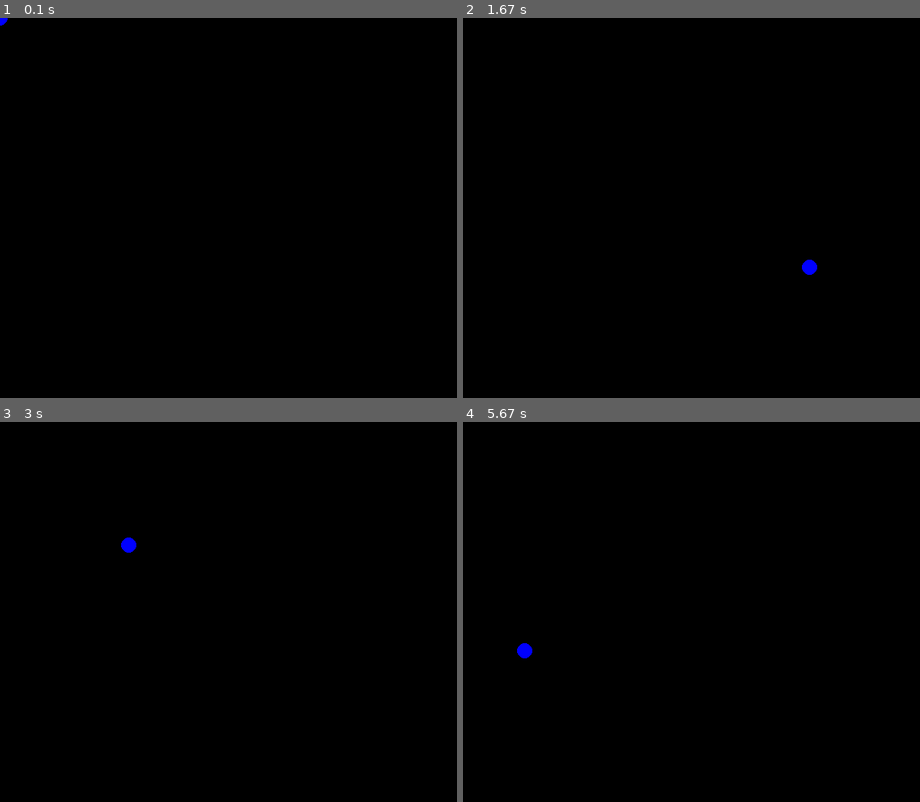
Above: before the commit, frames 1-4 (two rows, left to right).
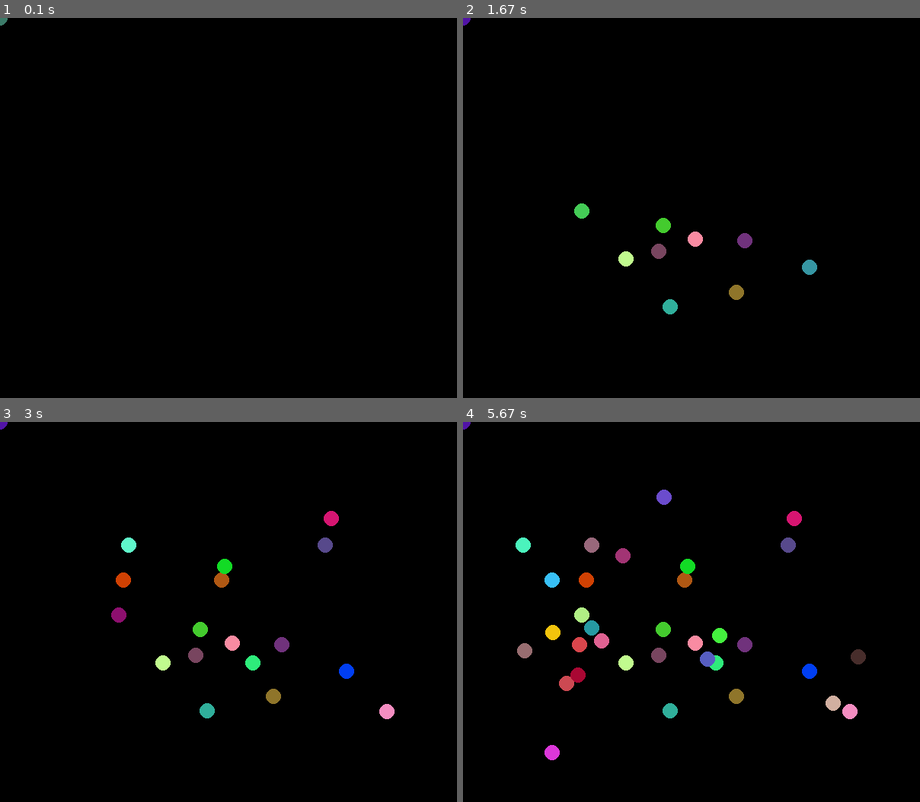
Above: after the commit, the same moments.

Repository: naomyadav/Youngwonks-lessons
Game: pygame game, started from PyGame/EZ.py
Two runs of this game, one before a commit and one after it. Both use one fixed random seed, a clock stepped at 60 frames per second and the inputs below.
Inputs (mouse positions are in pixels of both pictures, inside the frame that each line leads up to):
- Up to frame 1 (0.1 s): no input
- Up to frame 2 (1.67 s): press the mouse at (581, 211) at 0.37 s; move the mouse to (659, 249) at 0.47 s; release the mouse at (737, 291) at 0.6 s; press the mouse at (581, 211) at 0.7 s; move the mouse to (664, 227) at 0.8 s; release the mouse at (746, 242) at 0.93 s; press the mouse at (581, 211) at 1.03 s; move the mouse to (627, 257) at 1.13 s; release the mouse at (668, 306) at 1.27 s; press the mouse at (581, 211) at 1.37 s; move the mouse to (696, 238) at 1.47 s; release the mouse at (810, 268) at 1.6 s
- Up to frame 3 (3 s): press the mouse at (118, 615) at 1.7 s; move the mouse to (251, 661) at 1.8 s; release the mouse at (388, 710) at 1.93 s; press the mouse at (118, 615) at 2.03 s; move the mouse to (219, 581) at 2.13 s; release the mouse at (324, 543) at 2.27 s; press the mouse at (118, 615) at 2.37 s; move the mouse to (223, 566) at 2.47 s; release the mouse at (329, 517) at 2.6 s; press the mouse at (118, 615) at 2.7 s; move the mouse to (123, 581) at 2.8 s; release the mouse at (127, 543) at 2.93 s
- Up to frame 4 (5.67 s): press the mouse at (581, 615) at 3.03 s; move the mouse to (568, 684) at 3.13 s; release the mouse at (554, 752) at 3.27 s; press the mouse at (581, 615) at 3.37 s; move the mouse to (590, 627) at 3.47 s; release the mouse at (600, 642) at 3.6 s; press the mouse at (581, 615) at 3.7 s; move the mouse to (709, 657) at 3.8 s; release the mouse at (833, 703) at 3.93 s; press the mouse at (581, 615) at 4.03 s; move the mouse to (622, 555) at 4.13 s; release the mouse at (664, 498) at 4.27 s; press the mouse at (581, 615) at 4.37 s; move the mouse to (581, 646) at 4.47 s; release the mouse at (577, 676) at 4.6 s; press the mouse at (581, 615) at 4.7 s; move the mouse to (554, 581) at 4.8 s; release the mouse at (522, 543) at 4.93 s; press the mouse at (581, 615) at 5.03 s; move the mouse to (718, 634) at 5.13 s; release the mouse at (856, 657) at 5.27 s; press the mouse at (581, 615) at 5.37 s; move the mouse to (554, 631) at 5.47 s; release the mouse at (526, 650) at 5.6 s

The runs differ from the first frame. In frame 1, less than 0.1% of the frame differs, in the area x 0-2%, y 0-2%; in frame 2, 0.9%; in frame 3, 1.8%; in frame 4, 3.4%, in the area x 0-89%, y 0-89%.

Commit message:
new file:   .vscode/settings.json 	modified:   PyGame/EZ.py 	modified:   PyGame/Game.py 	modified:   PyGame/SNAKE.py 	modified:   test.py 	modified:   variables.py

Diff:
--- a/PyGame/EZ.py
+++ b/PyGame/EZ.py
@@ -3,20 +3,30 @@
 from pygame.locals import *
 from random import randint
 
-
+ci=0
 pygame.init()
 screen = pygame.display.set_mode((600,500))
 pygame.display.set_caption("Colors!!")
 x,y=(0,0)
+screen.fill((0,0,0))
+c=(0,0,0)
 while True:
-    screen.fill((0,0,0))
-    pygame.draw.circle(screen,(0,0,255),(x,y),10)
+    try:
+        pygame.draw.circle(screen,c,(x,y),10)
+    except ValueError:
+        print("e")
     for event in pygame.event.get():
         if event.type == QUIT:
             break
             exit()
         if event.type == MOUSEMOTION:
             x,y=event.pos
-
+    """if c!=(255,255,255) or ci!=0:
+        c=(c[0]+1,c[1]+1,c[2]+1)
+    else:
+        ci=1
+        c=(c[0]-1,c[1]-1,c[2]-1)
+    print(c)  """
+    c=(randint(0,255),randint(0,255),randint(0,255))
     #Continuously update the screen
     pygame.display.update()
--- a/PyGame/Game.py
+++ b/PyGame/Game.py
@@ -4,33 +4,58 @@
 import subprocess
 import shlex
 
-app_path_mc = "/Applications/Minecraft.app"
+import datetime
+import calendar
+print(calendar.month(2026,2))
+if True:
+    app_path_mc = "/Applications/Minecraft.app"
+    # The command to run in the terminal
+    cmd_mc = f"open -a '{app_path_mc}'"
+    # Use shlex.split to handle spaces in the path correctly
+    cmd_parts_mc = shlex.split(cmd_mc)
+    print(cmd_parts_mc)
 
-# The command to run in the terminal
-cmd_mc = f"open -a '{app_path_mc}'"
+    app_path_chrome = "/Applications/Google Chrome.app"
+    url = "chrome://newtab" # Optional: specify a URL to open
+    yw_url="https://www.youngwonks.com/students_dashboard"
+    logo_url="https://www.google.com/search?q=The+Lab+City&stick=H4sIAAAAAAAA_-NgU1I1qLAwsEhLMk00TkpNNU9KNEmxMqhITDOwTEs1MDVPMTYyNjAwXcTKE5KRquCTmKTgnFlSCQCzzMefOAAAAA&hl=en&mat=CaLPhkNNBkALElcBTVDHnvSK6KH3cgKejyzy6OZmgyJ7YXME7T4W3Vmsma9nb1jd_BABeM4FQYlTP3h6r5_LTwgDZ3irUchqlpmMEpFg8Cp6CrQXpt6ic4lcS_nomILm9n4&authuser=1&ved=2ahUKEwj67eC-7MiSAxVRx-YEHWnoIoAQ-MgIegQILBAf"
+    # The command to run in the terminal
+    cmd_chrome = f"open -a '{app_path_chrome}' {url}"
+    # Use shlex.split to handle spaces in the path correctly
+    cmd_parts_chrome = shlex.split(cmd_chrome)
+    print(cmd_parts_chrome)
 
-# Use shlex.split to handle spaces in the path correctly
-cmd_parts_mc = shlex.split(cmd_mc)
+    # The command to run in the terminal
+    cmd_yw = f"open -a '{app_path_chrome}' {yw_url}"
+    # Use shlex.split to handle spaces in the path correctly
+    cmd_parts_yw = shlex.split(cmd_yw)
+    print(cmd_parts_yw)
+    # The command to run in the terminal
+    cmd_logo = f"open -a '{app_path_chrome}' {logo_url}"
+    # Use shlex.split to handle spaces in the path correctly
+    cmd_parts_logo = shlex.split(cmd_logo)
+    print(cmd_parts_logo)
 
-app_path_chrome = "/Applications/Google Chrome.app"
-url = "chrome://newtab" # Optional: specify a URL to open
-yw_url="https://www.youngwonks.com/students_dashboard"
+    # The command to run in the terminal
+    cmd_yw = f"open -a '{app_path_chrome}' {yw_url}"
+    # Use shlex.split to handle spaces in the path correctly
+    cmd_parts_yw = shlex.split(cmd_yw)
+    print(cmd_parts_yw)
 
-# The command to run in the terminal
-cmd_chrome = f"open -a '{app_path_chrome}' {url}"
-
-# Use shlex.split to handle spaces in the path correctly
-cmd_parts_chrome = shlex.split(cmd_chrome)
-#################################################################################
-# The command to run in the terminal
-cmd_yw = f"open -a '{app_path_chrome}' {yw_url}"
-
-# Use shlex.split to handle spaces in the path correctly
-cmd_parts_yw = shlex.split(cmd_yw)
+pygame.init()
 
 
-pygame.init()
-screen = pygame.display.set_mode((1920,1030))
+
+# Get current month
+today = datetime.date.today()
+year = today.year
+month = today.month
+
+
+cal_text = calendar.month(year, month)
+cal_lines = cal_text.split("\n")
+WIDTH,HEIGHT=1920,1030
+screen = pygame.display.set_mode((WIDTH,HEIGHT),)
 pygame.display.set_caption("Game!!")
 logo = pygame.image.load("/Users/naom/Downloads/logo.png")
 chrome = pygame.image.load("/Users/naom/Downloads/Google_Chrome-Logo.png")
@@ -41,13 +66,64 @@
 bg = pygame.image.load("/Users/naom/Desktop/Waves (1).png")
 bg=pygame.transform.scale(bg, (1920,1060))
 running=True
+#display text on window def show_text(mig.x.y.color):
+def show_text(msg, x, y, color, size):
+    fontobj= pygame.font.SysFont("freesans", size)
+    msgobj = fontobj.render(msg,False,color)
+    screen.blit(msgobj,(x, y))
+
+font = pygame.font.SysFont("comfortaa", 24)
+title_font = pygame.font.SysFont("comfortaa", 36, bold=True)
+
+def draw_calendar(surface, year, month, x_offset, y_offset):
+    """
+    surface: The Pygame screen or surface to draw on.
+    x_offset, y_offset: The top-left starting position for the calendar.
+    """
+    # 1. Draw Header (Month and Year)
+    month_name = calendar.month_name[month]
+    title = title_font.render(f"{month_name} {year}", True, (0, 0, 0))
+    # Place title centered relative to the calendar width (~525px)
+    surface.blit(title, (x_offset + 180, y_offset))
+
+    # 2. Draw Weekday Labels
+    days = ["Mon", "Tue", "Wed", "Thu", "Fri", "Sat", "Sun"]
+    for i, day in enumerate(days):
+        txt = font.render(day, True, (100, 100, 100))
+        surface.blit(txt, (x_offset + i * 75, y_offset + 50))
+
+    # 3. Draw the Days Grid
+    cal = calendar.monthcalendar(year, month)
+    for row_idx, week in enumerate(cal):
+        for col_idx, day in enumerate(week):
+            if day != 0:
+                # Add x_offset and y_offset to the rectangle position
+                rect_x = x_offset + (col_idx * 75)
+                rect_y = y_offset + 80 + (row_idx * 60)
+
+                rect = pygame.Rect(rect_x, rect_y, 60, 50)
+                pygame.draw.rect(surface, (230, 230, 230), rect)
+
+                date_txt = font.render(str(day), True, (0, 0, 0))
+                surface.blit(date_txt, (rect.x + 10, rect.y + 10))
+
 while running:
+    now = datetime.datetime.now()
+    curr_year, curr_month = now.year, now.month
+
+
+
+    datetime_text = now.strftime("%A, %B %d %m/%d/%Y %I:%M:%S:%f %p")
+    date_text = now.strftime("%D")
     screen.blit(bg,(0,0))
+    pygame.draw.rect(screen,(255,255,255),(1273, 493, 10000,10000000),0,-1,-1,-1,-1,-1)
+    draw_calendar(screen, curr_year, curr_month, 1312, 524)
     pygame.draw.rect(screen,(238, 74, 39),(0,980,1920,50))
     screen.blit(logo,(10,985))
     screen.blit(chrome, (0,10))
     screen.blit(mc, (10,105))
     screen.blit(yw, (20,210))
+    show_text (datetime_text,1117, 987,(255,255,255),32)
     for event in pygame.event.get():
         if event.type == QUIT:
             running=False
@@ -65,7 +141,7 @@
                 except PermissionError as e:
                     # This specific error is less likely with the 'open' command but included for completeness
                     print(f"Permission denied: {e}")
-            elif x>=20 and x <=140 and y>=150 and y<=200:
+            elif x>=38 and x <=109 and y>=113 and y<=202:
                 try:
     # Run the command
                     subprocess.run(cmd_parts_mc, check=True)
@@ -89,5 +165,18 @@
                 except PermissionError as e:
                     # This specific error is less likely with the 'open' command but included for completeness
                     print(f"Permission denied: {e}")
+            elif x>=10 and x<=50 and y>=985 and y<=1026:
+                try:
+    # Run the command
+                    subprocess.run(cmd_parts_logo, check=True)
+                    print(f"Opened {app_path_chrome} and Opened {logo_url}")
+                except FileNotFoundError:
+                    print(f"Error: Application not found at {app_path_chrome}")
+                except subprocess.CalledProcessError as e:
+                    print(f"Error running command: {e}")
+                except PermissionError as e:
+                    # This specific error is less likely with the 'open' command but included for completeness
+                    print(f"Permission denied: {e}")
             print(event.pos)
+    show_text(f"{date_text}",1389, 911,(0,0,0),50)
     pygame.display.update()
--- a/PyGame/SNAKE.py
+++ b/PyGame/SNAKE.py
@@ -3,6 +3,13 @@
 import random
 
 pygame.init()
+def show_text(msg, x, y, color, size):
+    try:
+        fontobj= pygame.font.SysFont("freesans", size)
+        msgobj = fontobj.render(chr(msg),False,color)
+        screen.blit(msgobj,(x, y))
+    except:
+        print("there has been an error!")
 screen = pygame.display.set_mode((600,600))
 pygame.display.set_caption("Tic Tac Toe!")
 pygame.draw.rect(screen,(0,0,0), (0,0, 100, 100), 10  )
@@ -10,13 +17,15 @@
 foody = (random.randint(0,600) // 50 ) * 50
 snakex = (random.randint(0,600) // 50 ) * 50
 snakey = (random.randint(0,600) // 50 ) * 50
-foodimg=pygame.image.load('/Users/naom/Desktop/Screenshot 2025-10-04 at 6.37.14 PM.png')
+foodimg=pygame.image.load('/Users/naom/Downloads/Untitled_design-removebg-preview.png')
 foodimg=pygame.transform.scale(foodimg,(45,45))
 snakelegnth=[]
 snakelegnth.append([snakex,snakey])
+score=0
 while True:
     #Most of our game logic goes here
     screen.fill((255,255,255))
+    show_text(score,10,10,(0,0,0),10)
     screen.blit(foodimg,(foodx,foody))
     for i in snakelegnth:
         snakehead=pygame.draw.rect(screen,(0,255,0),(i[0],i[1],45,45))
@@ -40,5 +49,6 @@
         snakelegnth.append([snakex,snakey])
     else:
         snakelegnth.pop()
+
     #Continuously update the screen
     pygame.display.update()
--- a/test.py
+++ b/test.py
@@ -1,9 +1,36 @@
-def top_3_words(text):
-    top_3_words = []
-    word_list = text.split()
-    print(word_list)
-    word_count={}
+def SecretPhraseDecrypter(SecretPhrase,DecryptAmount):
+    """
+    Docstring for SecretPhraseDecrypter
+
+    :param SecretPhrase: The Secret Phrase You Want To Decrypt
+    :param DecryptAmount: Amount Of Cyphers
+    """
+    decrypted_phrase=" "
 
 
-    #Write code here
-    return top_3_words
+
+    return decrypted_phrase
+    """
+    How to use user will put encrypted phrase (String of text) And amount of cyphers (1 or 2)
+    Your job is to decrypt it!
+    Good Luck You'll Need It!
+    """
+
+#PUT TESTS HERE
+def tests():
+    return False
+    # Finish The Code To Unlock The Tests!
+    """
+    Tests Go Here:
+    """
+
+
+
+
+
+    "Tests go Here ^^^"
+    """
+    """
+
+if __name__ == "__main__":
+    tests()
--- a/variables.py
+++ b/variables.py
@@ -0,0 +1,6 @@
+import sys
+x=2
+sys.set_int_max_str_digits(2147483647)
+for error in range(0,10,1):
+    x=((x**x)**x)**x
+    print(x)
